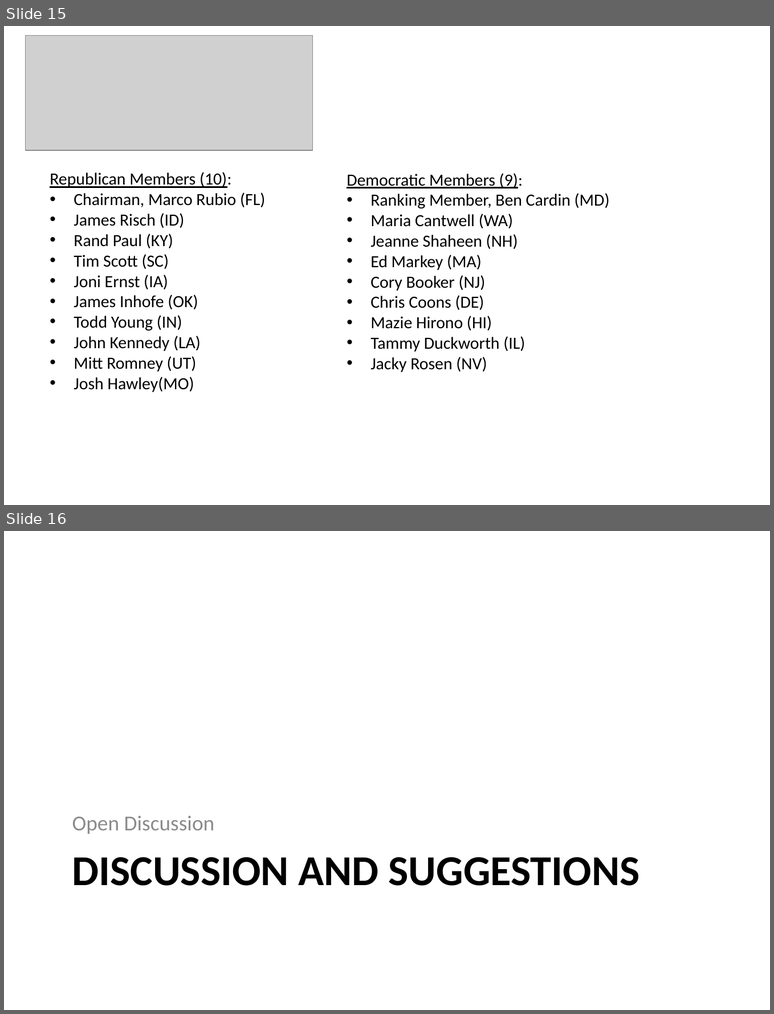
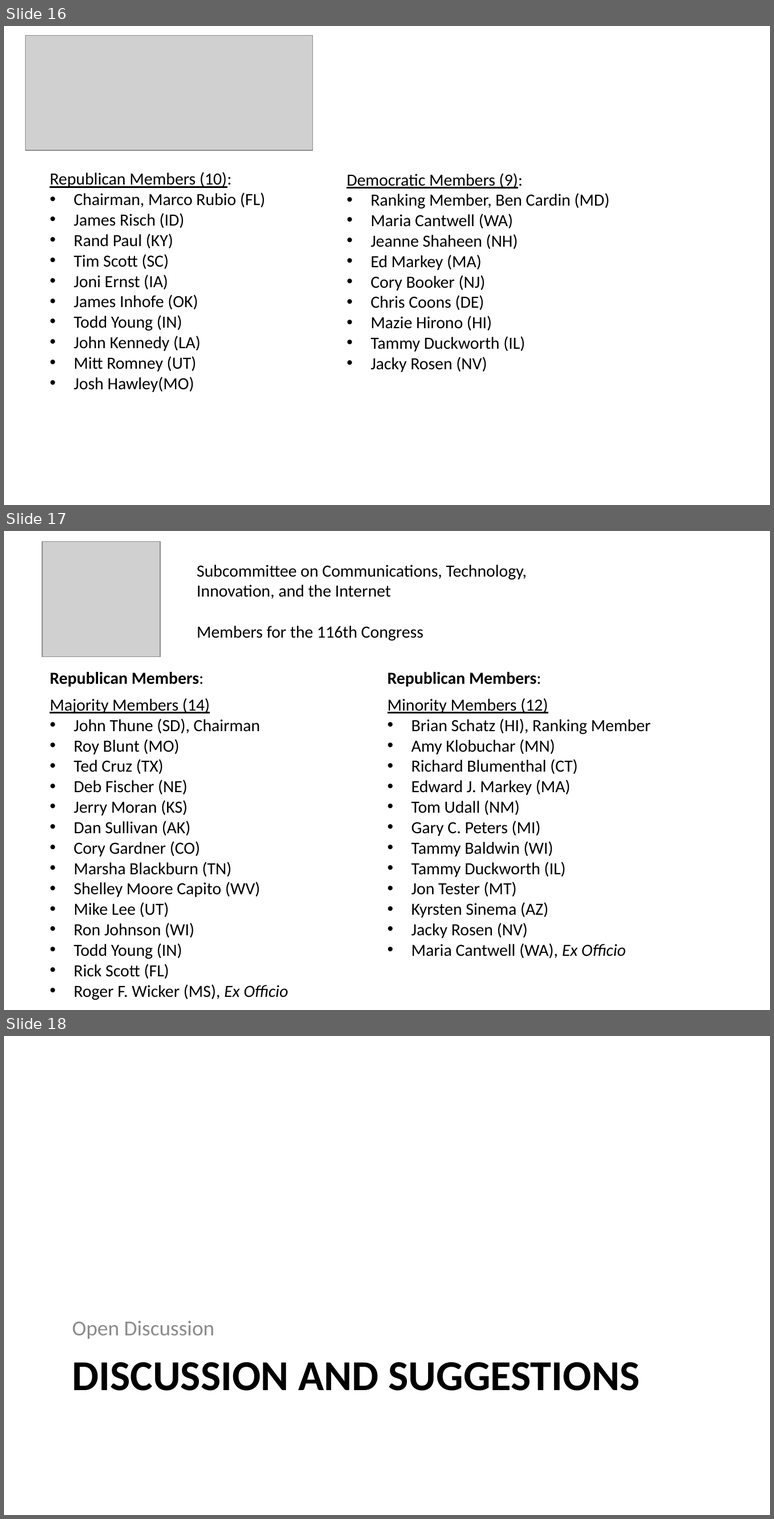
Before and after one commit to SLU-Courses-Townes/POLS6310, a slide deck: FinalProject/Docs/Townes_POLS6310_2019_Spring_FinalProject_Presentation_v00.pptx. Shown one above the other, each under a label of ours: slides 15 and 16 before the commit, slides 16, 17 and 18 after it. The pictures are 774x1014 and 774x1519 pixels, drawn with LibreOffice and Linux fonts; fonts in the diff are those of the drawing; grey boxes stand for pictures. Boxes give left, top, right and bottom in pixels: in the first picture for what was removed or moved away, otherwise in the second. Text is boxed around its words. In the diff, an @@ line names an element or a change of style, - is before the commit and + after.

```diff
--- a/FinalProject/Docs/Townes_POLS6310_2019_Spring_FinalProject_Presentation_v00.pptx
+++ b/FinalProject/Docs/Townes_POLS6310_2019_Spring_FinalProject_Presentation_v00.pptx
@@ slide 17 added at [4, 531, 770, 1010], background #FFFFFF @@
@@ picture added at [42, 542, 160, 656] @@
@@ text added at [197, 565, 527, 640], 16 pt, text #000000 @@
+Subcommittee on Communications, Technology, Innovation, and the Internet
+Members for the 116th Congress
@@ text added at [50, 672, 288, 1000], 16 pt, text #000000 @@
+Republican Members:
+Majority Members (14)
+• John Thune (SD), Chairman
+• Roy Blunt (MO)
+• Ted Cruz (TX)
+• Deb Fischer (NE)
+• Jerry Moran (KS)
+• Dan Sullivan (AK)
+• Cory Gardner (CO)
+• Marsha Blackburn (TN)
+• Shelley Moore Capito (WV)
+• Mike Lee (UT)
+• Ron Johnson (WI)
+• Todd Young (IN)
+• Rick Scott (FL)
+• Roger F. Wicker (MS), Ex Officio
@@ text added at [388, 672, 651, 958], 16 pt, text #000000 @@
+Republican Members:
+Minority Members (12)
+• Brian Schatz (HI), Ranking Member
+• Amy Klobuchar (MN)
+• Richard Blumenthal (CT)
+• Edward J. Markey (MA)
+• Tom Udall (NM)
+• Gary C. Peters (MI)
+• Tammy Baldwin (WI)
+• Tammy Duckworth (IL)
+• Jon Tester (MT)
+• Kyrsten Sinema (AZ)
+• Jacky Rosen (NV)
+• Maria Cantwell (WA), Ex Officio
@@ what was slide 15 is now slide 16 @@
@@ what was slide 16 is now slide 18 @@
```
Also in this commit, not shown: 3 slides changed, 2 other slides added, 1 slide removed, 4 other files.
